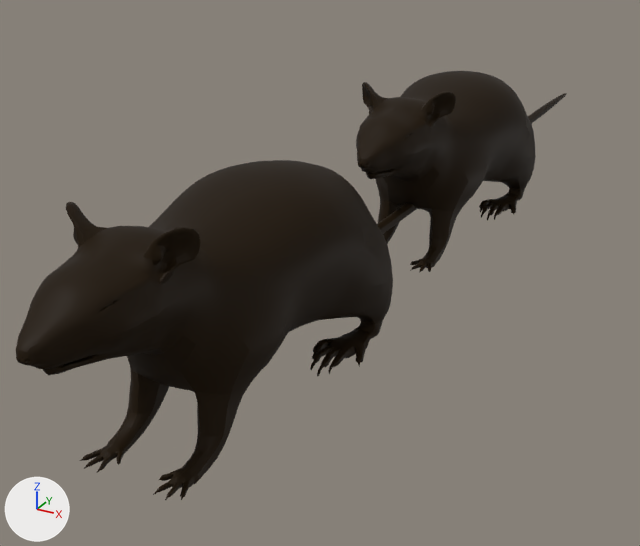
One commit to the Blender file rat/Rat2.0.blend: the scene before it, then after it.
Before and after are seen from a 50 mm lens placed at (37.6, -101.8, 39.9), pointed at (-8.8, -17.6, -2.2). The lights are fixed; the arrows at lower left show +X, +Y and +Z.

The first picture shows 'RAT', 'RAT.001'.
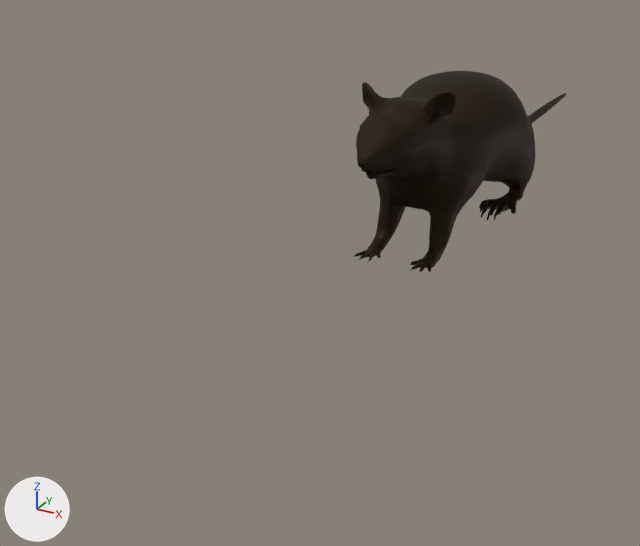
What changed in the scene script:
```text
Remove ob_rat_001:
    ob_rat_001 = bpy.data.objects.new('RAT.001', me_cube_003)
    ob_rat_001.location = (0.0, -43.7, 8.0)
    ob_rat_001.rotation_euler = (0.0, 0.0, 3.139)  # degrees (0, 0, 180)
    _m = ob_rat_001.modifiers.new('Mirror', 'MIRROR')
    _m.use_clip = True
    _m = ob_rat_001.modifiers.new('Subdivision', 'SUBSURF')
    _m.render_levels = 1
```

Location of each change, [x1, y1, x2, y2] in pixels of the pictures (640 x 546 px):
'RAT.001', deleted: before [16, 160, 417, 500]
    faces in mat_material_002 (black #241808): [16, 160, 417, 500]
